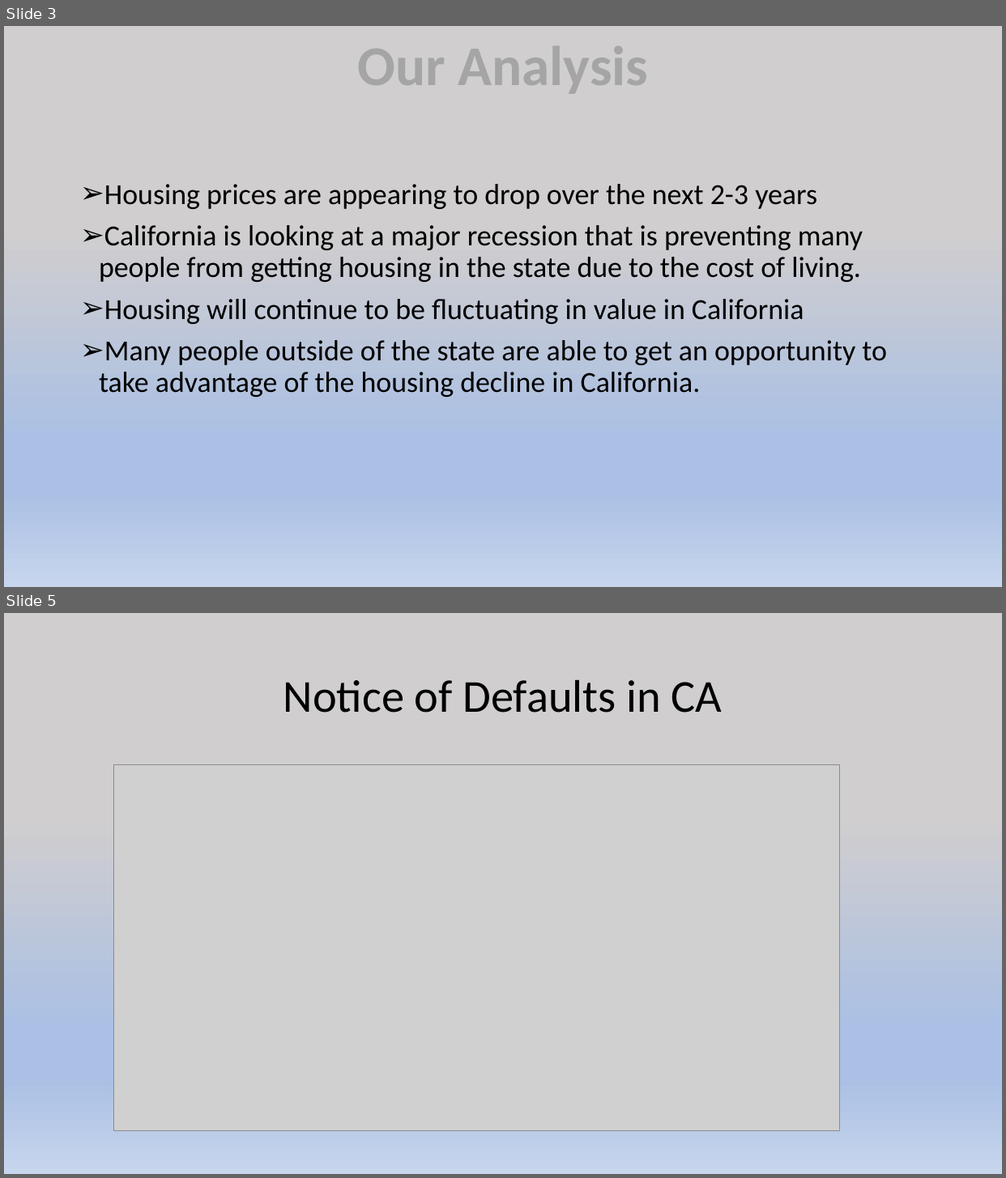
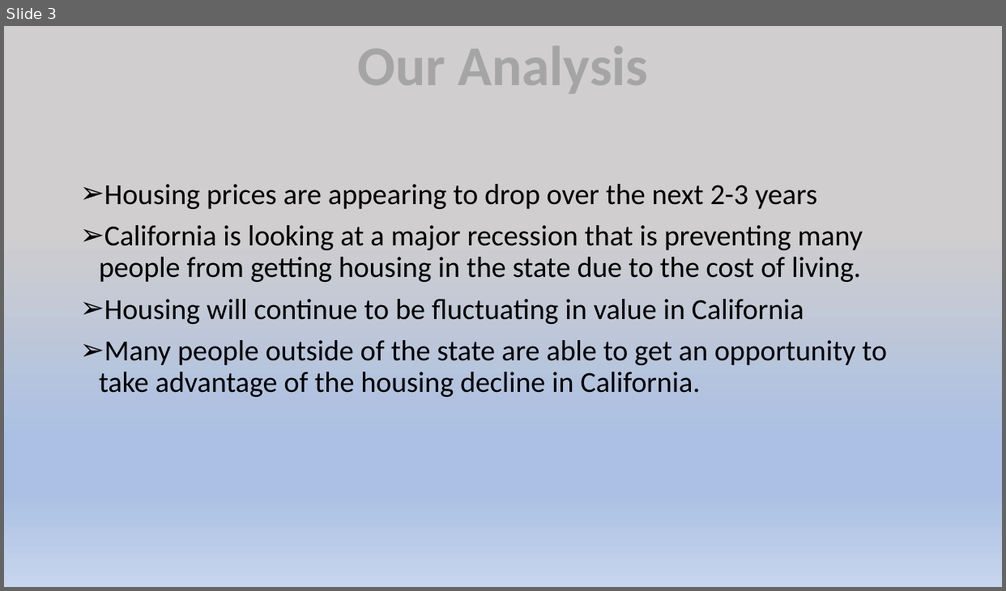
Before and after one commit to BryceJones88/Final_Project, a slide deck: Final_Project/Housing_Final_Presentation.pptx. Shown one above the other, each under a label of ours: slides 3 and 5 before the commit, slide 3 after it; the slides between them are not shown. The pictures are 1006x1178 and 1006x591 pixels, drawn with LibreOffice and Linux fonts; fonts in the diff are those of the drawing; grey boxes stand for pictures. Boxes give left, top, right and bottom in pixels: in the first picture for what was removed or moved away, otherwise in the second. Text is boxed around its words. In the diff, an @@ line names an element or a change of style, - is before the commit and + after.

```diff
--- a/Final_Project/Housing_Final_Presentation.pptx
+++ b/Final_Project/Housing_Final_Presentation.pptx
@@ slide 5 removed at [4,613,1002,1174], background gradient #D0CECE to #ABC0E4 to #C7D5ED @@
@@ title removed at [283,679,722,713] @@
-Notice of Defaults in CA
@@ picture removed at [114,765,840,1131] @@
```
Also in this commit, not shown: 1 slide changed, 3 slides added, 2 other slides removed.
